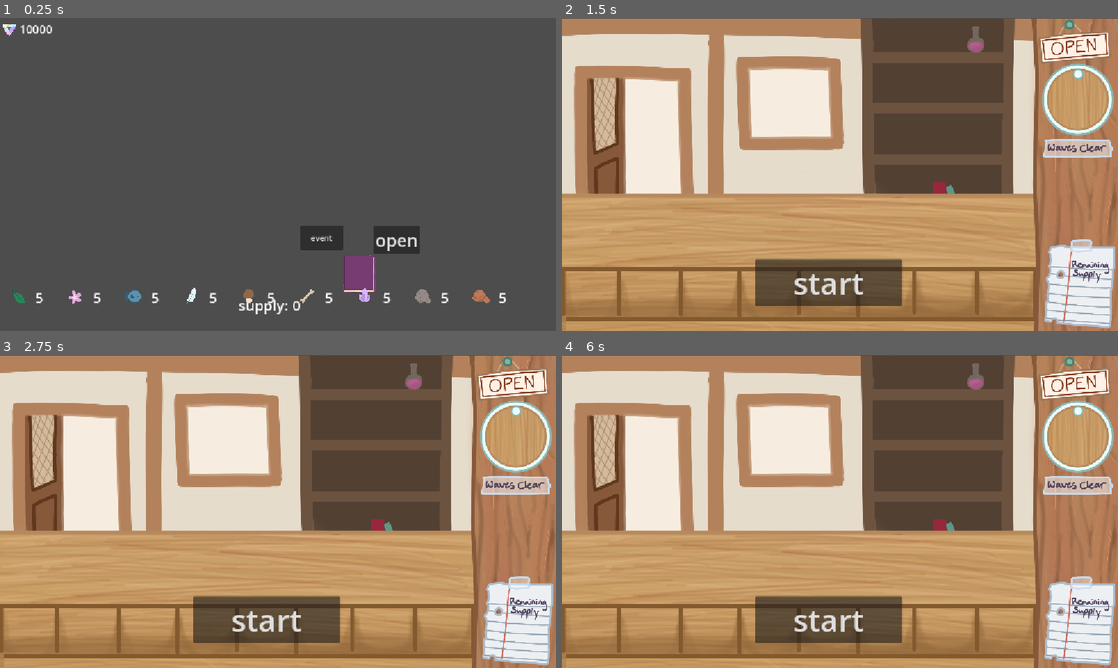
Above: before the commit, frames 1-4 (two rows, left to right).
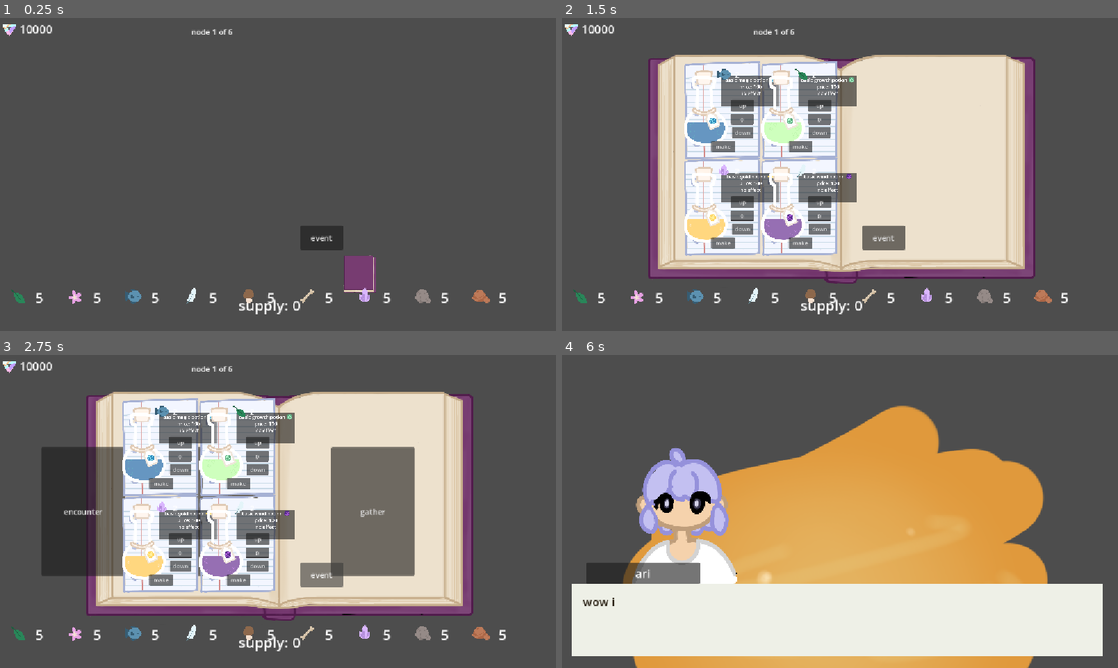
Above: after the commit, the same moments.

Repository: clairewsu/game
Game: Godot game, scene res://scenes/bigmain.tscn
Same seed, same stepped clock (60 frames per second), same inputs: the game is played once before the commit and once after it. The engine's default icon, where the game draws it, is replaced by a stand-in: a white triangle on a blue panel in a dark square.
Inputs (mouse positions are in pixels of both pictures, inside the frame that each line leads up to):
- Up to frame 1 (0.25 s): no input
- Up to frame 2 (1.5 s): click (956, 240) at 0.5 s, where only the run before the commit has a clickable "open"; click (923, 271) at 1.27 s
- Up to frame 3 (2.75 s): click (322, 574) at 2 s, where only the run after the commit has a clickable "event"
- Up to frame 4 (6 s): click (840, 511) at 2.77 s; click (739, 442) at 3.5 s, where only the run after the commit has a clickable "up"; click (739, 470) at 4.25 s, where only the run after the commit has a clickable "down"; click (723, 483) at 5 s, where only the run after the commit has a clickable "make"; click (645, 511) at 5.75 s, where only the run after the commit has a clickable "encounter"

The runs differ from the first frame. In frame 1, 0.8% of the frame differs, in the area x 34-76%, y 3-76%; in frame 2, 96%; in frame 3, 97%, in the area x 0-100%, y 0-100%; in frame 4, 97%.

Commit message:
yaya completed gameplay loop

Diff:
--- a/scenes/mainui.tscn
+++ b/scenes/mainui.tscn
@@ -10,6 +10,7 @@
 label_scene = ExtResource("2_k2m04")
 
 [node name="open" type="Button" parent="." unique_id=1275572053]
+visible = false
 offset_left = 774.0
 offset_top = 431.0
 offset_right = 870.0
@@ -49,4 +50,11 @@
 offset_bottom = 480.0
 text = "event"
 
+[node name="nodecount" type="Label" parent="." unique_id=145993075]
+offset_left = 396.0
+offset_top = 17.0
+offset_right = 482.0
+offset_bottom = 40.0
+text = "node 1 of 6"
+
 [connection signal="pressed" from="recipebookbutton" to="." method="_on_recipebook_pressed"]
--- a/scripts/bigmain.gd
+++ b/scripts/bigmain.gd
@@ -16,6 +16,7 @@
 var popping_up=false
 var tempmoneys=Global.moneys
 var visible=true
+var node=1
 signal hiderecipes
 signal eventchosen
 
@@ -32,6 +33,12 @@
 	if Global.moneys!=tempmoneys and not popping_up:
 		tempmoneys=Global.moneys
 		money_changed()
+	if node==6:
+		$ui/event.visible=false
+		$ui/open.visible=true
+	else:
+		$ui/event.visible=true
+		$ui/open.visible=false
 
 func _on_open():
 	var open=open_scene.instantiate()
@@ -177,6 +184,10 @@
 
 func _on_close():
 	visible=true
+	if node==6:
+		node=1
+	else:
+		node+=1
 	$ui.show()
 	$ui.show_inv()
 	$moneycount.show()
--- a/scripts/mainui.gd
+++ b/scripts/mainui.gd
@@ -9,7 +9,7 @@
 # Called every frame. 'delta' is the elapsed time since the previous frame.
 func _process(delta: float) -> void:
 	$supplycount.text="supply: "+str(DeckManager.deck.size())
-
+	$nodecount.text="node "+str(get_parent().node)+" of 6"
 
 func _on_recipebook_pressed() -> void:
 	$recipebookbutton.hide()
